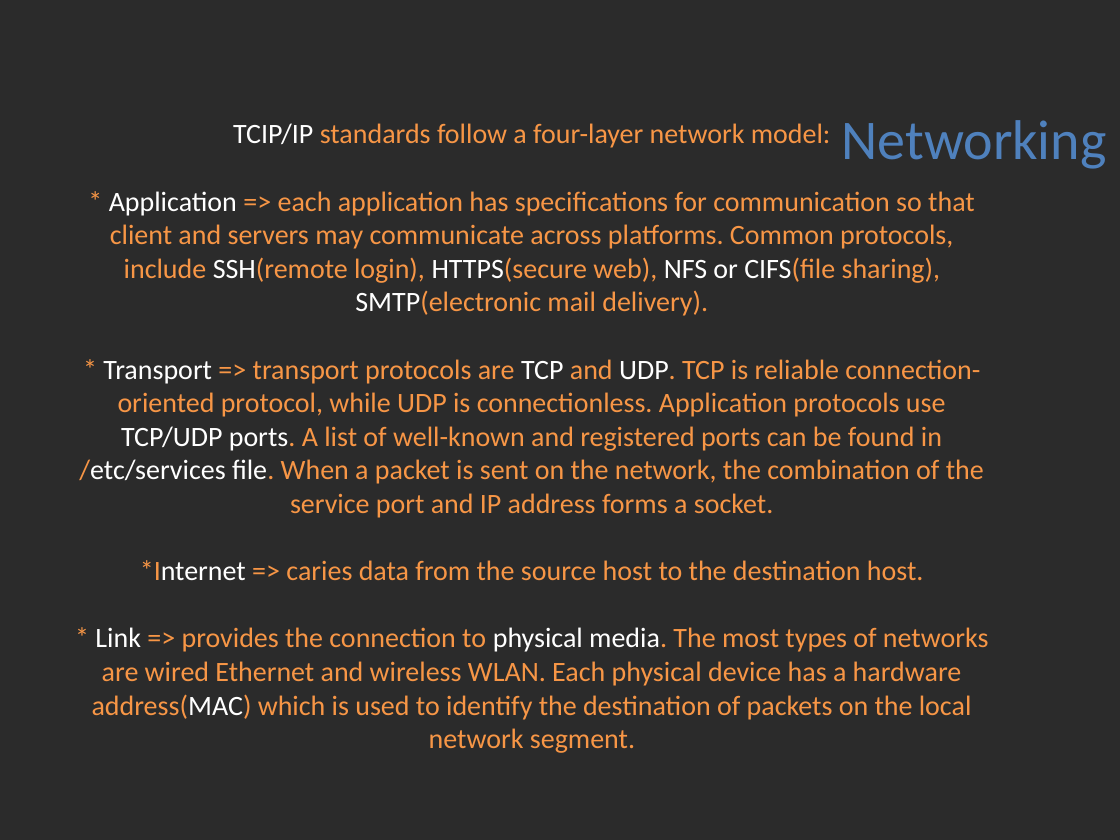
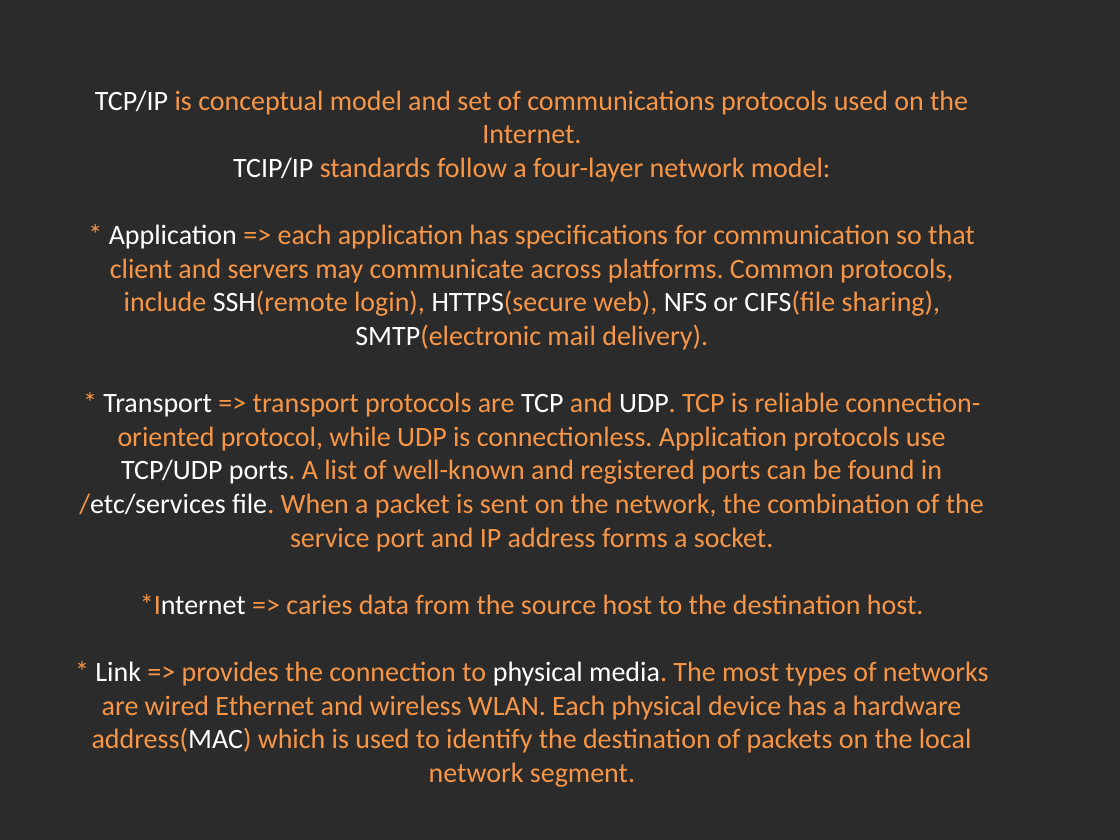
Before and after one commit to Academy-Soft-Intellect/Linux-Course, a slide deck: slide 1 of 06.Networking/06-Networking.pptx. Drawn at 1120x840 pixels with LibreOffice and Linux fonts; fonts in the diff are those of the drawing; background and template pictures are left out; a plain dark background stands for a picture behind light text. Boxes give left, top, right and bottom in pixels: in the first picture for what was removed or moved away, otherwise in the second. Text is boxed around its words. In the diff, an @@ line names an element or a change of style, - is before the commit and + after.

Commit message:
Networking

```diff
--- a/06.Networking/06-Networking.pptx
+++ b/06.Networking/06-Networking.pptx
@@ title at (79, 125, 989, 787): text changed @@
-TCIP/IP standards follow a four-layer network model:
-* Application => each application has specifications for communication so that client and servers may communicate across platforms. Common protocols, include SSH(remote login), HTTPS(secure web), NFS or CIFS(file sharing), SMTP(electronic mail delivery).
-* Transport => transport protocols are TCP and UDP. TCP is reliable connection-oriented protocol, while UDP is connectionless. Application protocols use TCP/UDP ports. A list of well-known and registered ports can be found in /etc/services file. When a packet is sent on the network, the combination of the service port and IP address forms a socket.
-*Internet => caries data from the source host to the destination host.
-* Link => provides the connection to physical media. The most types of networks are wired Ethernet and wireless WLAN. Each physical device has a hardware address(MAC) which is used to identify the destination of packets on the local network segment.
+TCP/IP is conceptual model and set of communications protocols used on the Internet.
+TCIP/IP standards follow a four-layer network model:
+* Application => each application has specifications for communication so that client and servers may communicate across platforms. Common protocols, include SSH(remote login), HTTPS(secure web), NFS or CIFS(file sharing), SMTP(electronic mail delivery).
+* Transport => transport protocols are TCP and UDP. TCP is reliable connection-oriented protocol, while UDP is connectionless. Application protocols use TCP/UDP ports. A list of well-known and registered ports can be found in /etc/services file. When a packet is sent on the network, the combination of the service port and IP address forms a socket.
+*Internet => caries data from the source host to the destination host.
+* Link => provides the connection to physical media. The most types of networks are wired Ethernet and wireless WLAN. Each physical device has a hardware address(MAC) which is used to identify the destination of packets on the local network segment.
@@ text removed at (842, 120, 1107, 169) @@
-Networking
```
Also in this commit, not shown: 9 other slides changed, 3 other files.
